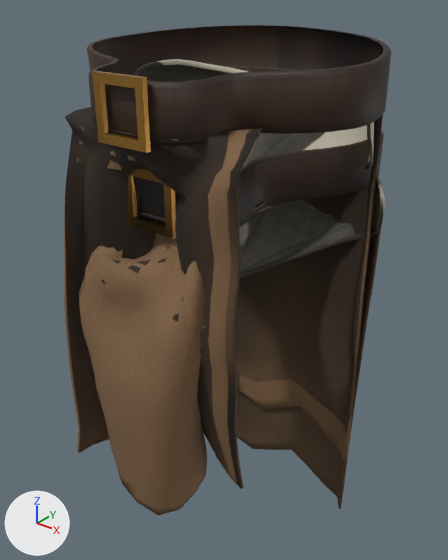
Two versions of the glTF model packages/wanderworld/assets/models/outfit-loincloth.glb, one commit apart.
One viewpoint serves both versions: a 50 mm camera at (0.402, -0.507, 1.103) aimed at (0.003, -0.008, 0.794). Lighting does not change. The marker at lower left points along +X, +Y and +Z. The picture after the commit comes second. Vertices at exactly the same position are counted once.

The scene before the commit, as lines of its bpy script (objects in view):
```python
me_female = bpy.data.meshes.new('female')
me_female.from_pydata(...)  # 1881 vertices, 3521 faces; spans x -0.163..0.164, y -0.16..0.124, z 0.45..0.971
# faces by material slot: [2164, 773, 560, 24]
me_female.materials.append(mat_loincloth_female_cloth)
me_female.materials.append(mat_loincloth_female_under)
me_female.materials.append(mat_loincloth_female_belt)
me_female.materials.append(mat_loincloth_female_metal)
me_male = bpy.data.meshes.new('male')
me_male.from_pydata(...)  # 1917 vertices, 3580 faces; spans x -0.168..0.168, y -0.169..0.11, z 0.536..1.058
# faces by material slot: [2172, 824, 560, 24]
me_male.materials.append(mat_loincloth_male_cloth)
me_male.materials.append(mat_loincloth_male_under)
me_male.materials.append(mat_loincloth_male_belt)
me_male.materials.append(mat_loincloth_male_metal)
ob_female = bpy.data.objects.new('female', me_female)
ob_female.location = (0.0, 0.0, 0.0)
ob_male = bpy.data.objects.new('male', me_male)
ob_male.location = (0.0, 0.0, 0.0)
```
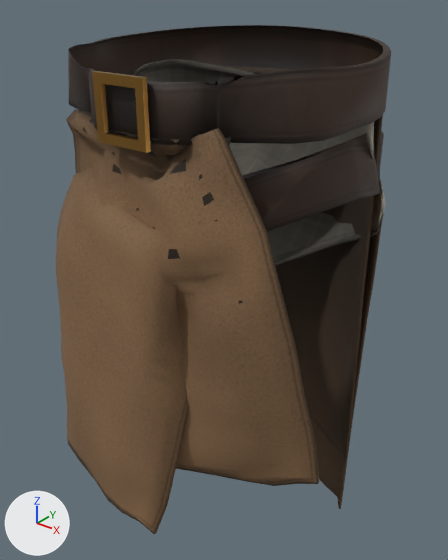
What differs and where, as boxes (x1, y1, x2, y2) in the pictures (448 x 560 px; the box of a moved part takes in the faces that stretch with it):
'male', reshaped
    before: (64, 25, 391, 489)
    after: (66, 25, 391, 486)
'female', reshaped (7% wider)
    before: (79, 131, 385, 515)
    after: (56, 131, 385, 534)
part 1 of me_female, moved or reshaped
    before: (79, 138, 383, 515)
    after: (56, 133, 383, 534)
part 2 of me_male, moved or reshaped
    before: (64, 40, 373, 489)
    after: (66, 40, 373, 486)
part 3 of me_male, surface changed
    both: (66, 39, 382, 481)

The edits, one by one:
me_female is used by ob_female; location (0.0, 0.0, 0.0).
me_female had 1881 vertices, 3521 faces and spanned x -0.163..0.164, y -0.16..0.124, z 0.45..0.971.
me_female now has 1881 vertices, 3521 faces and spans x -0.163..0.164, y -0.18..0.124, z 0.45..0.976.
me_female part 1: 775 of 1881 vertices moved; they spanned x -0.16..0.161, y -0.16..0.108, z 0.539..0.963 and now span x -0.163..0.163, y -0.18..0.109, z 0.561..0.976; mean shift (-0.018, -0.02, 0.013); largest move (0.024, -0.071, 0.561) -> (0.04, -0.175, 0.563).
Other edits to the shape of me_female do not show in these pictures.
me_male is used by ob_male; location (0.0, 0.0, 0.0).
me_male had 1917 vertices, 3580 faces and spanned x -0.168..0.168, y -0.169..0.11, z 0.536..1.058.
me_male now has 1917 vertices, 3580 faces and spans x -0.168..0.186, y -0.154..0.11, z 0.536..1.058.
me_male part 2: 696 of 1917 vertices moved; they spanned x -0.161..0.161, y -0.169..0.094, z 0.598..1.041 and now span x -0.162..0.186, y -0.154..0.094, z 0.594..1.042; mean shift (0.025, -0.011, 0.01); largest move (0.009, -0.063, 0.639) -> (0.091, -0.128, 0.653).
me_male part 3: 3478 kept faces spanning x -0.168..0.186, y -0.154..0.11, z 0.536..1.058 get new texture (UV) coordinates.
